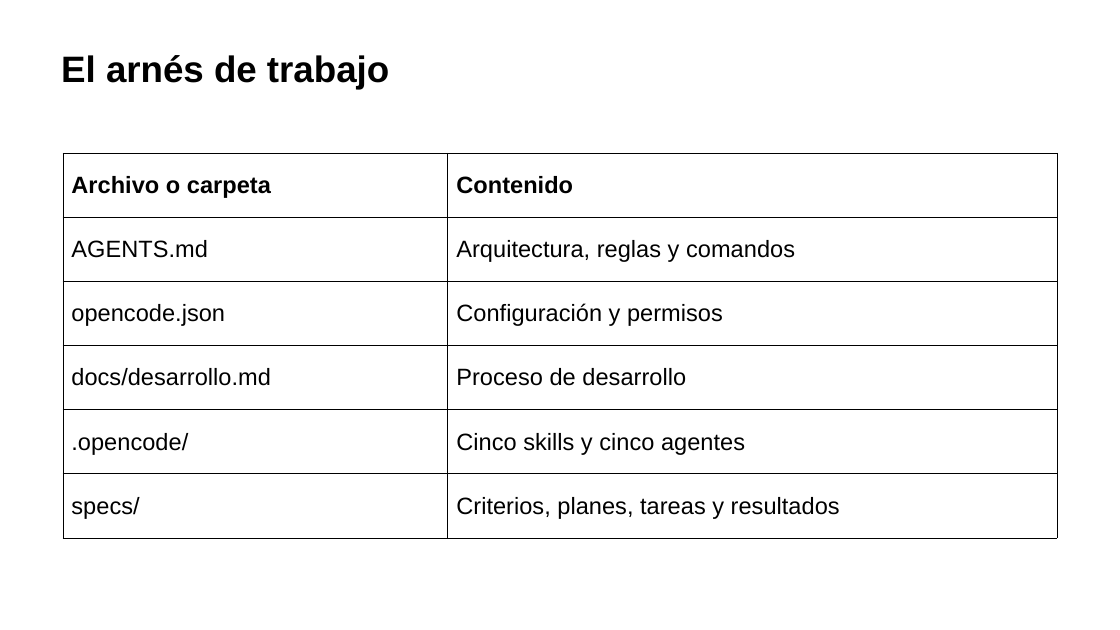
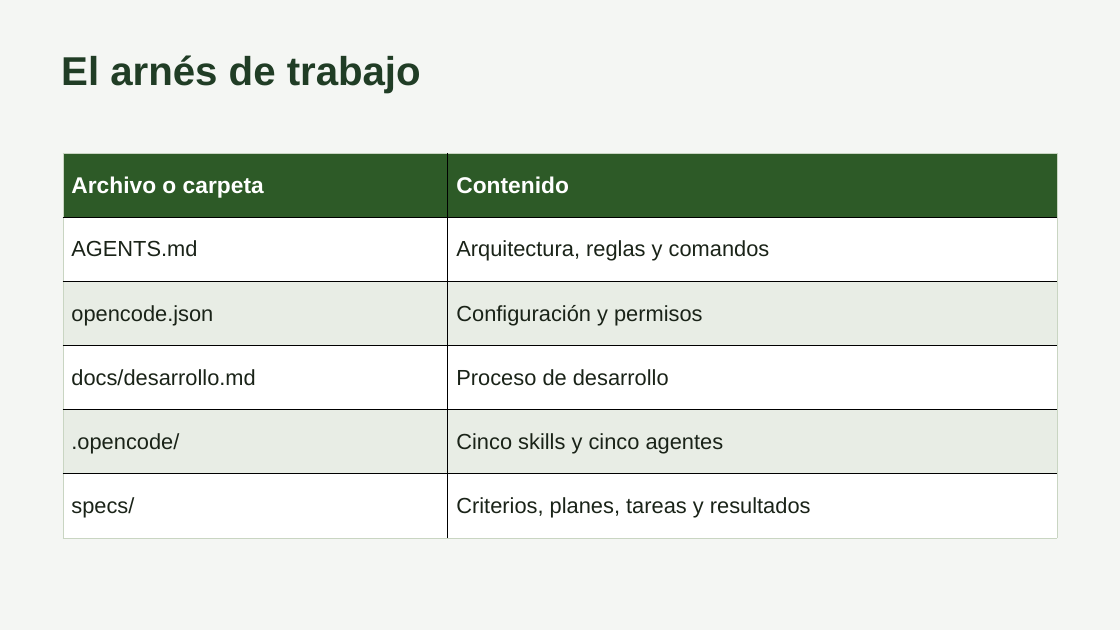
Before and after one commit to carlos-rubio-dev/bovicontrol-pro, a slide deck: slide 3 of docs/integrador/Presentacion.pptx. Drawn at 1120x630 pixels with LibreOffice and Linux fonts; fonts in the diff are those of the drawing. Boxes give left, top, right and bottom in pixels: in the first picture for what was removed or moved away, otherwise in the second. Text is boxed around its words. In the diff, an @@ line names an element or a change of style, - is before the commit and + after.

```diff
--- a/docs/integrador/Presentacion.pptx
+++ b/docs/integrador/Presentacion.pptx
@@ background #FFFFFF to #F4F6F3 @@
@@ text "El arnés de trabajo" at bbox=[61, 55, 421, 93]: size 31.5 to 34.5 pt, text colour #000000 to #203D25 @@
@@ table at bbox=[63, 153, 1057, 538] @@
@@ fill #FFFFFF to #2D5A27 in row 1 @@
@@ fill #FFFFFF to #E8EDE5 in 4 cells @@
@@ size 20.2 to 19.5 pt, text colour #000000 to #FFFFFF in "Archivo o carpeta", "Contenido" @@
@@ size 20.2 to 18.8 pt, text colour #000000 to #1A2318 in "AGENTS.md", "Arquitectura, reglas y comandos", "opencode.json", "Configuración y permisos" and 6 more places @@
@@ borders changed @@
```
Also in this commit, not shown: 16 other slides changed.
